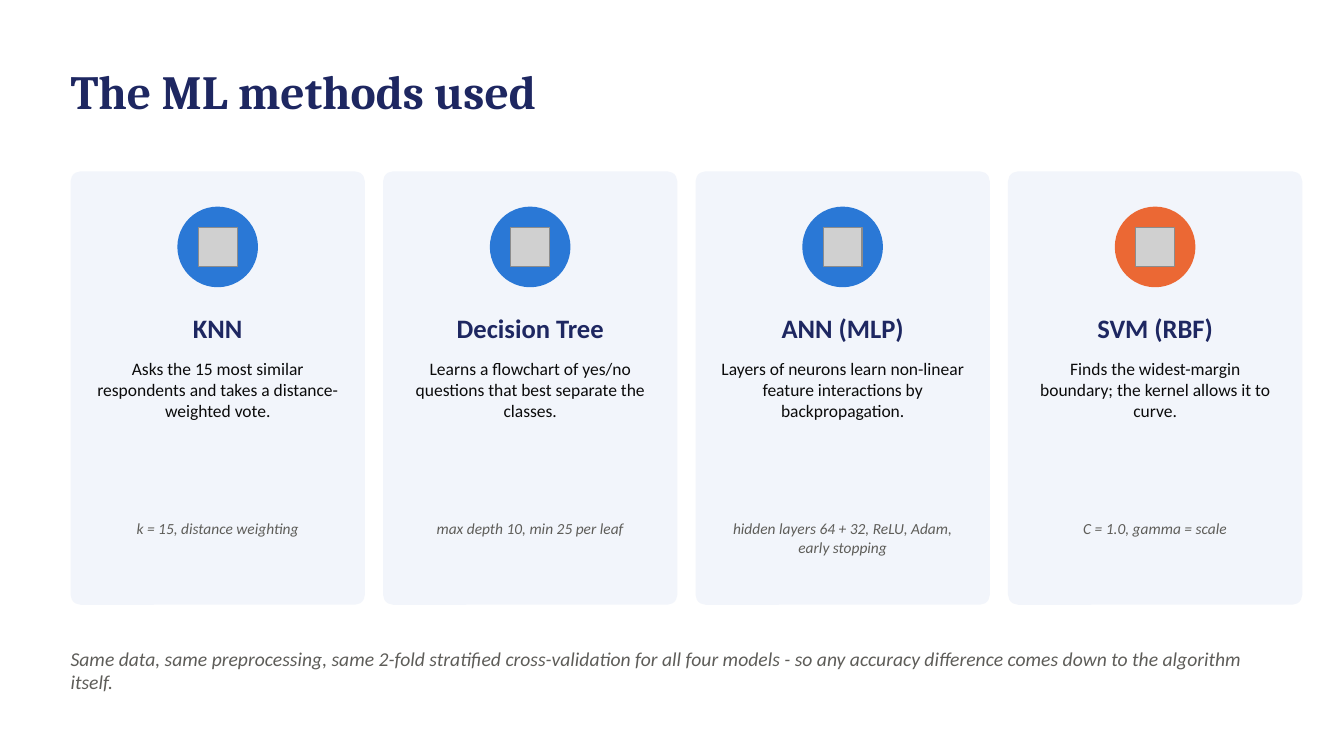
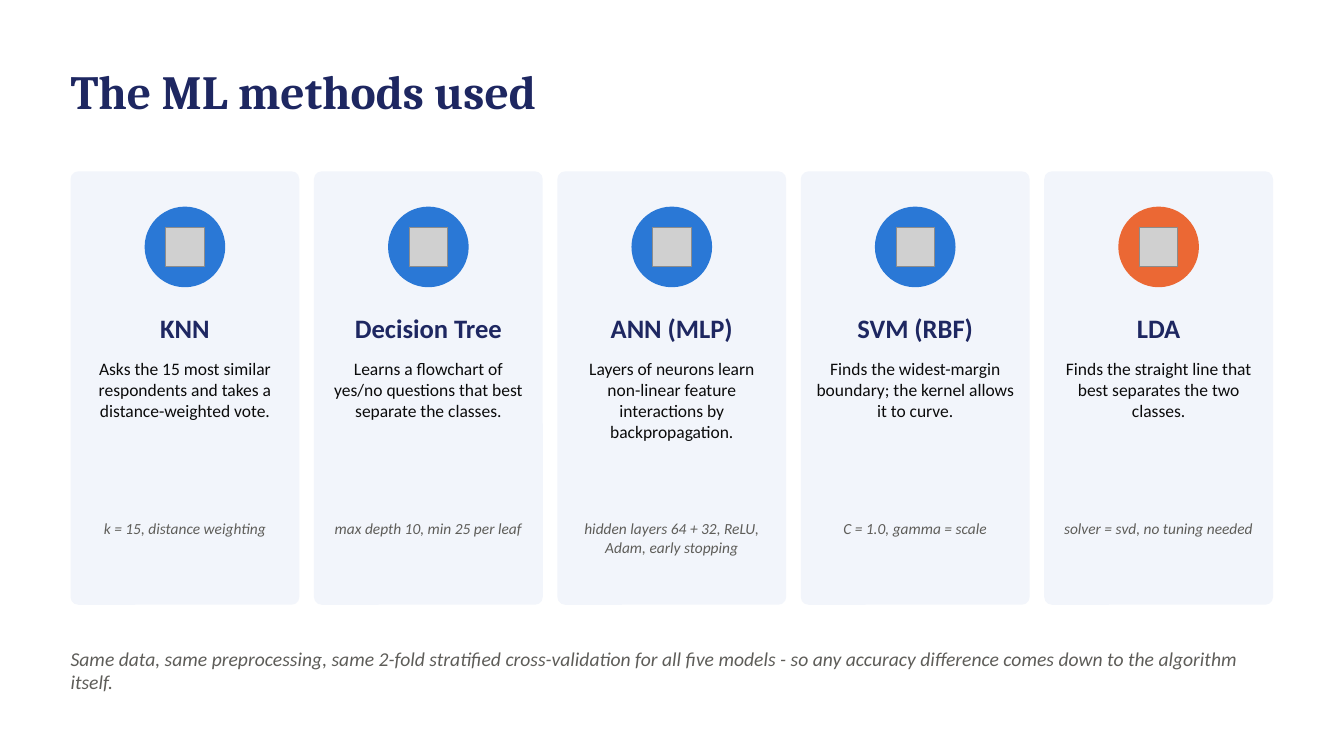
Before and after one commit to davidgathage/ML-application-KNN-SVM-Decision-Trees, a slide deck: slide 5 of Report/Mini project report.pptx. Drawn at 1344x756 pixels with LibreOffice and Linux fonts; fonts in the diff are those of the drawing; grey boxes stand for pictures. Boxes give left, top, right and bottom in pixels: in the first picture for what was removed or moved away, otherwise in the second. Text is boxed around its words. In the diff, an @@ line names an element or a change of style, - is before the commit and + after.

Commit message:
Update mini project report
Updated the mini project report presentation with LDA algorithm

```diff
--- a/Report/Mini project report.pptx
+++ b/Report/Mini project report.pptx
@@ rounded rectangle: place and size @@
-rounded rectangle at (71,171,365,605)
+rounded rectangle at (71,171,299,605)
@@ rounded rectangle: place and size @@
-rounded rectangle at (383,171,678,605)
+rounded rectangle at (315,171,543,605)
@@ rounded rectangle: place and size @@
-rounded rectangle at (696,171,990,605)
+rounded rectangle at (558,171,786,605)
@@ rounded rectangle: place and size @@
-rounded rectangle at (1008,171,1303,605)
+rounded rectangle at (802,171,1030,605)
@@ rounded rectangle added at (1045,171,1273,605), fill #F2F5FB @@
@@ ellipse: place and size @@
-ellipse at (177,207,258,287)
+ellipse at (145,207,226,287)
@@ ellipse: place and size @@
-ellipse at (490,207,571,287)
+ellipse at (388,207,469,287)
@@ ellipse: place and size @@
-ellipse at (803,207,883,287)
+ellipse at (631,207,712,287)
@@ ellipse added at (875,207,956,287), fill #2A78D6 @@
@@ picture: place and size @@
-picture at (199,228,237,266)
+picture at (166,228,205,266)
@@ picture: place and size @@
-picture at (511,228,549,266)
+picture at (409,228,448,266)
@@ picture: place and size @@
-picture at (824,228,862,266)
+picture at (652,228,691,266)
@@ picture: place and size @@
-picture at (1136,228,1175,266)
+picture at (896,228,935,266)
@@ picture added at (1139,228,1178,266) @@
@@ text "KNN": place and size @@
-text "KNN" at (193,320,242,338)
+text "KNN" at (160,320,209,338)
@@ text "Decision Tree": place and size @@
-text "Decision Tree" at (457,319,604,338)
+text "Decision Tree" at (355,319,502,338)
@@ text "ANN (MLP)": place and size @@
-text "ANN (MLP)" at (782,318,904,342)
+text "ANN (MLP)" at (611,318,733,342)
@@ text "SVM (RBF)": place and size @@
-text "SVM (RBF)" at (1097,318,1212,342)
+text "SVM (RBF)" at (857,318,972,342)
@@ text added at (1137,320,1180,338), 19 pt, text #1E2761, bold @@
+LDA
@@ text "Asks the 15 most similar ..." rewrapped from (97,363,338,420) to (99,363,271,420) @@
@@ text "Learns a flowchart of yes/no ..." rewrapped from (416,363,645,417) to (334,363,522,420) @@
@@ text "Layers of neurons learn non-linear ..." rewrapped from (721,363,964,420) to (589,363,754,441) @@
@@ text "Finds the widest-margin boundary; the ..." rewrapped from (1040,363,1270,417) to (817,363,1014,417) @@
@@ text added at (1066,363,1251,417), 12.5 pt, text #0B0B0B @@
+Finds the straight line that best separates the two classes.
@@ text "k = 15, distance weighting": place and size @@
-text "k = 15, distance weighting" at (137,523,298,537)
+text "k = 15, distance weighting" at (104,523,266,537)
@@ text "max depth 10, min 25 ...": place and size @@
-text "max depth 10, min 25 ..." at (437,523,624,537)
+text "max depth 10, min 25 ..." at (335,523,522,537)
@@ text "hidden layers 64 + 32, ..." rewrapped from (733,523,952,556) to (584,523,759,556) @@
@@ text "C = 1.0, gamma = ...": place and size @@
-text "C = 1.0, gamma = ..." at (1083,523,1227,537)
+text "C = 1.0, gamma = ..." at (843,523,987,537)
@@ text added at (1064,523,1253,537), 11 pt, text #5E5D59, italic @@
+solver = svd, no tuning needed
@@ text at (71,652,1237,691): text changed @@
-Same data, same preprocessing, same 2-fold stratified cross-validation for all four models - so any accuracy difference comes down to the algorithm itself.
+Same data, same preprocessing, same 2-fold stratified cross-validation for all five models - so any accuracy difference comes down to the algorithm itself.
```
Also in this commit, not shown: 6 other slides changed.
